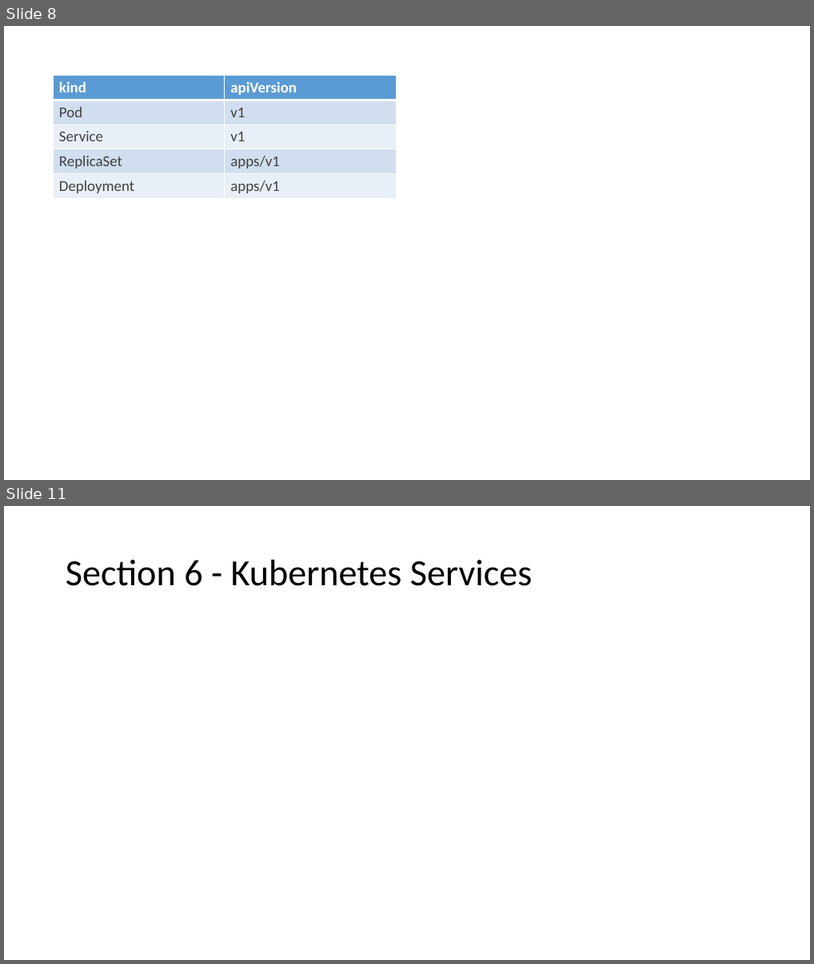
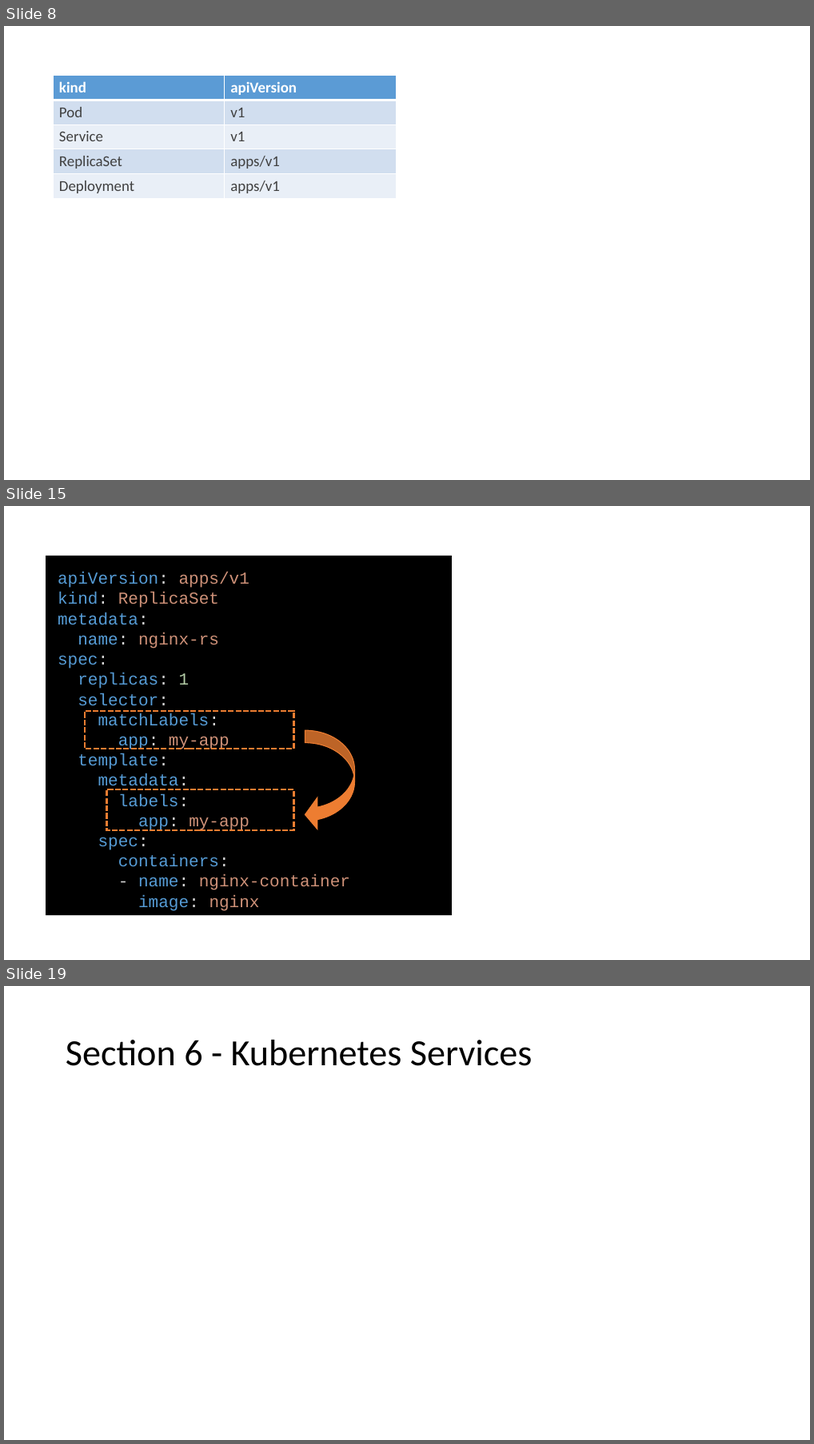
Before and after one commit to gerassimos/kgs, a slide deck: docs/images/slides_images.pptx. Shown one above the other, each under a label of ours: slides 8 and 11 before the commit, slides 8, 15 and 19 after it; the slides between them are not shown. The pictures are 814x964 and 814x1444 pixels, drawn with LibreOffice and Linux fonts; fonts in the diff are those of the drawing. Boxes give left, top, right and bottom in pixels: in the first picture for what was removed or moved away, otherwise in the second. Text is boxed around its words. In the diff, an @@ line names an element or a change of style, - is before the commit and + after.

```diff
--- a/docs/images/slides_images.pptx
+++ b/docs/images/slides_images.pptx
@@ slide 15 added at (4,506,810,960), background #FFFFFF @@
@@ rectangle added at (46,556,452,915), fill #000000, 20 pt, text #569CD6 @@
+apiVersion: apps/v1
+kind: ReplicaSet
+metadata:
+name: nginx-rs
+spec:
+replicas: 1
+selector:
+matchLabels:
+app: my-app
+template:
+metadata:
+labels:
+app: my-app
+spec:
+containers:
+- name: nginx-container
+image: nginx
@@ rectangle added at (85,711,294,748), outline #ED7D31 2.25 pt dashed @@
@@ curved left arrow added at (306,731,355,831), fill #ED7D31, outline #ED7D31 1 pt @@
@@ rectangle added at (107,789,294,830), outline #ED7D31 2.25 pt dashed @@
@@ what was slide 11 is now slide 19 @@
```
Also in this commit, not shown: 2 slides changed, 7 other slides added, 8 other files.
